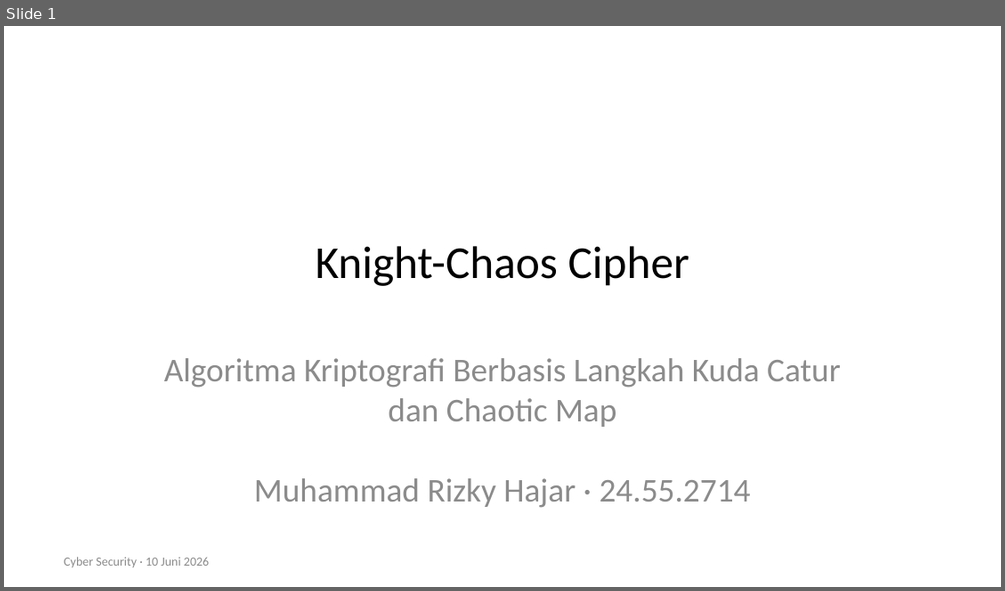
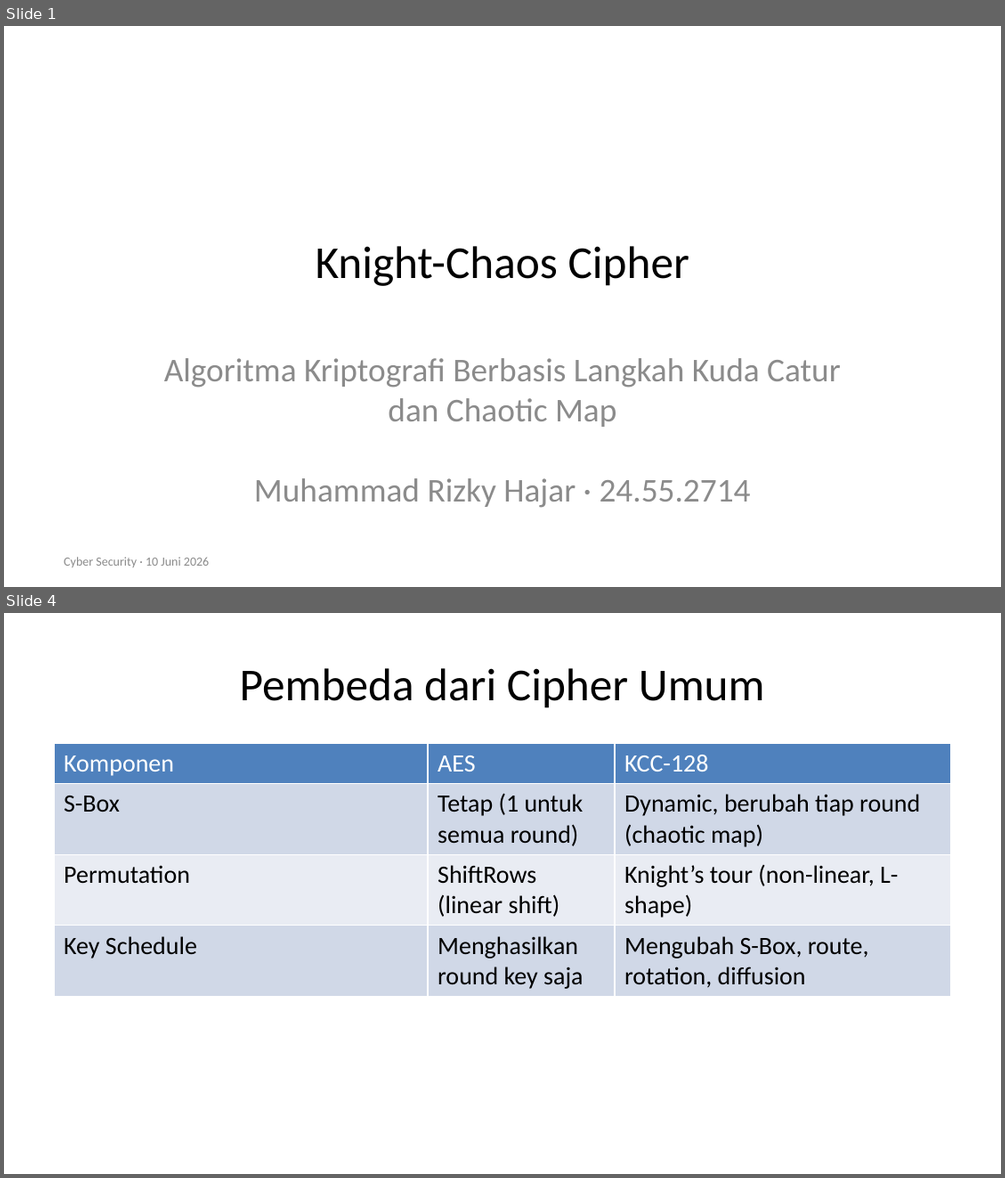
Before and after one commit to riskihajar/knight-chaos-cipher, a slide deck: slides/slides-knight-chaos-cipher.pptx. Shown one above the other, each under a label of ours: slide 1 before the commit, slides 1 and 4 after it; the slides between them are not shown. The pictures are 1005x591 and 1005x1178 pixels, drawn with LibreOffice and Linux fonts; fonts in the diff are those of the drawing. Boxes give left, top, right and bottom in pixels: in the first picture for what was removed or moved away, otherwise in the second. Text is boxed around its words. In the diff, an @@ line names an element or a change of style, - is before the commit and + after.

```diff
--- a/slides/slides-knight-chaos-cipher.pptx
+++ b/slides/slides-knight-chaos-cipher.pptx
@@ slide 4 added at box(4, 613, 1001, 1174), background #FFFFFF @@
@@ title added at box(240, 668, 765, 708), 33 pt, text #000000 @@
+Pembeda dari Cipher Umum
@@ table added at box(54, 744, 952, 1113), 4 rows, 3 columns @@
+Komponen | AES | KCC-128
+S-Box | Tetap (1 untuk semua round) | Dynamic, berubah tiap round (chaotic map)
+Permutation | ShiftRows (linear shift) | Knight’s tour (non-linear, L-shape)
+Key Schedule | Menghasilkan round key saja | Mengubah S-Box, route, rotation, diffusion
```
Also in this commit, not shown: 9 slides changed, 5 other slides added, 4 slides removed, 3 other files.
